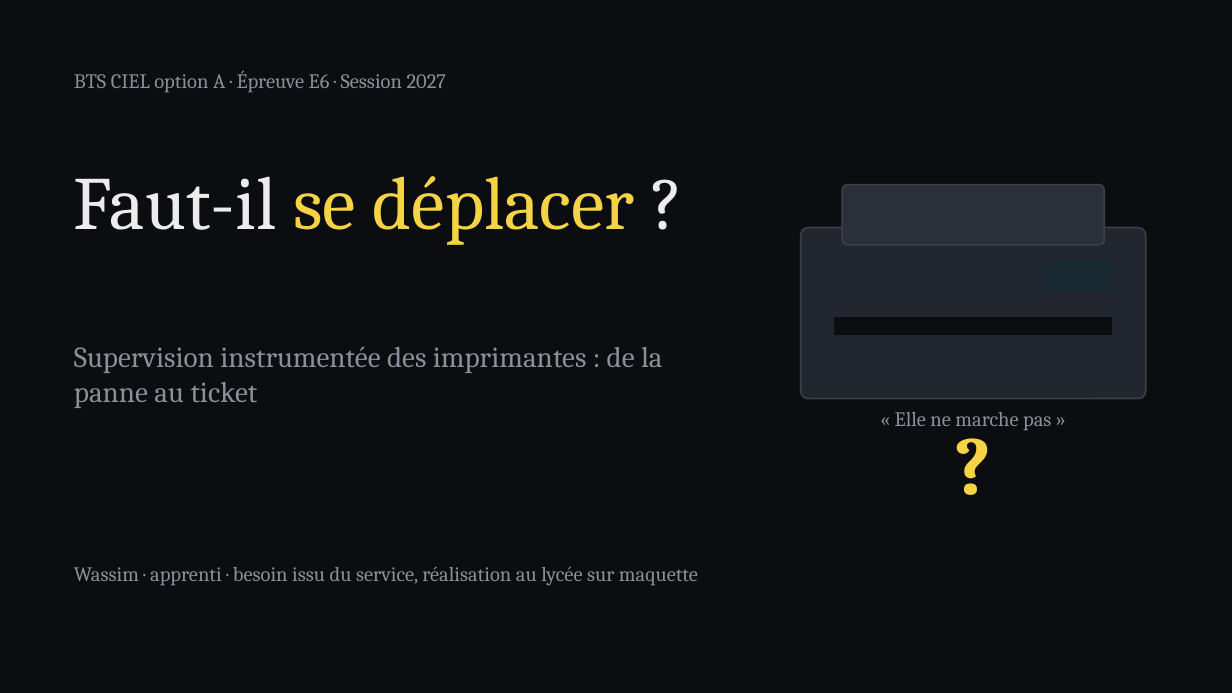
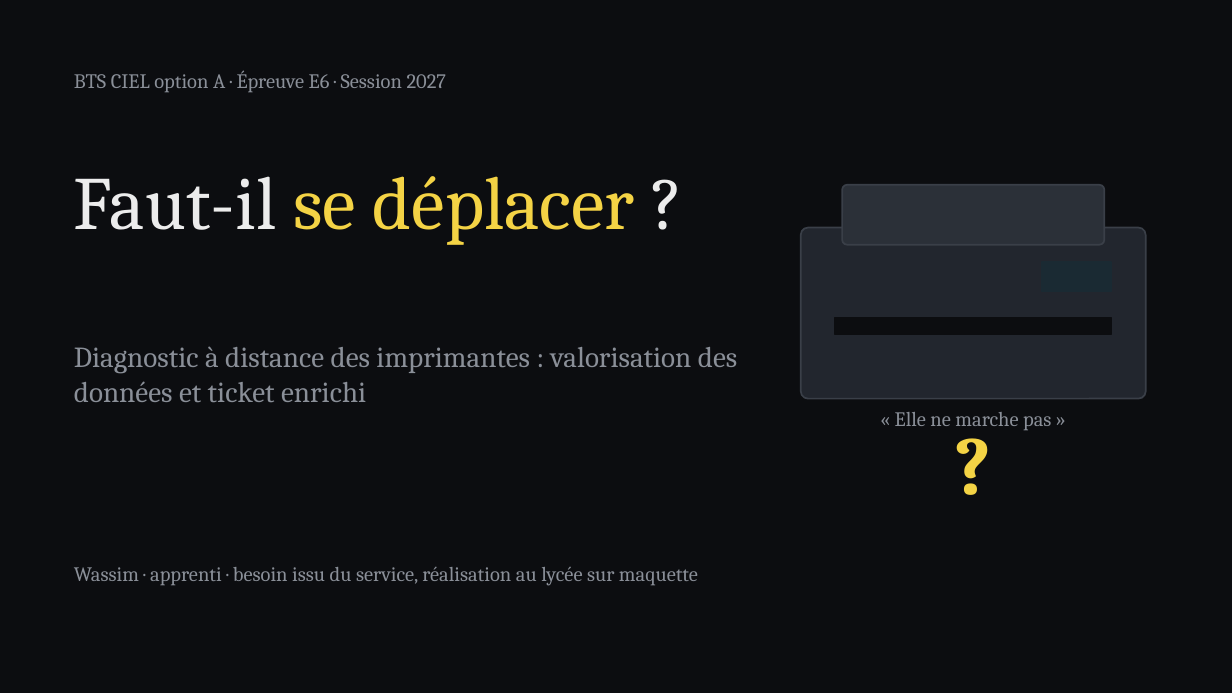
Before and after one commit to bachir151/projet-E6, a slide deck: slide 1 of Projet apprenti 1/livrables/powerpoint-3b1b/Projet_E6_Wassim_3b1b.pptx. Drawn at 1232x693 pixels with LibreOffice and Linux fonts; fonts in the diff are those of the drawing. Boxes give left, top, right and bottom in pixels: in the first picture for what was removed or moved away, otherwise in the second. Text is boxed around its words. In the diff, an @@ line names an element or a change of style, - is before the commit and + after.

```diff
--- a/Projet apprenti 1/livrables/powerpoint-3b1b/Projet_E6_Wassim_3b1b.pptx
+++ b/Projet apprenti 1/livrables/powerpoint-3b1b/Projet_E6_Wassim_3b1b.pptx
@@ text at (74,346,737,402): text changed @@
-Supervision instrumentée des imprimantes : de la panne au ticket
+Diagnostic à distance des imprimantes : valorisation des données et ticket enrichi
```
Also in this commit, not shown: 11 other files.
